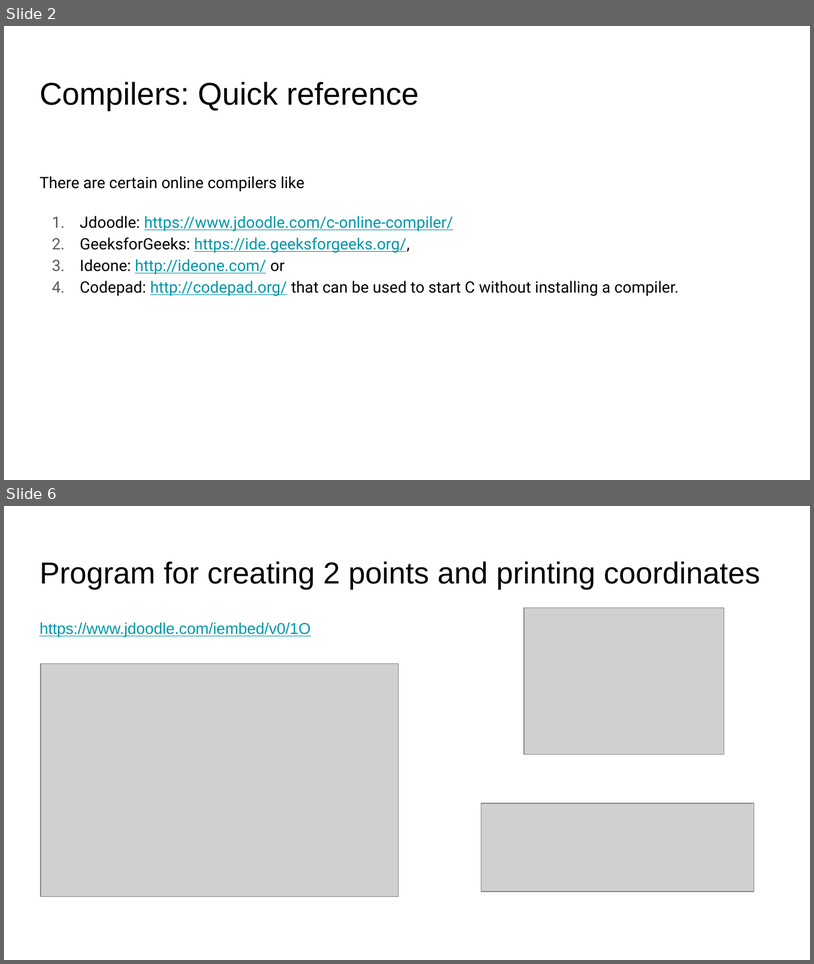
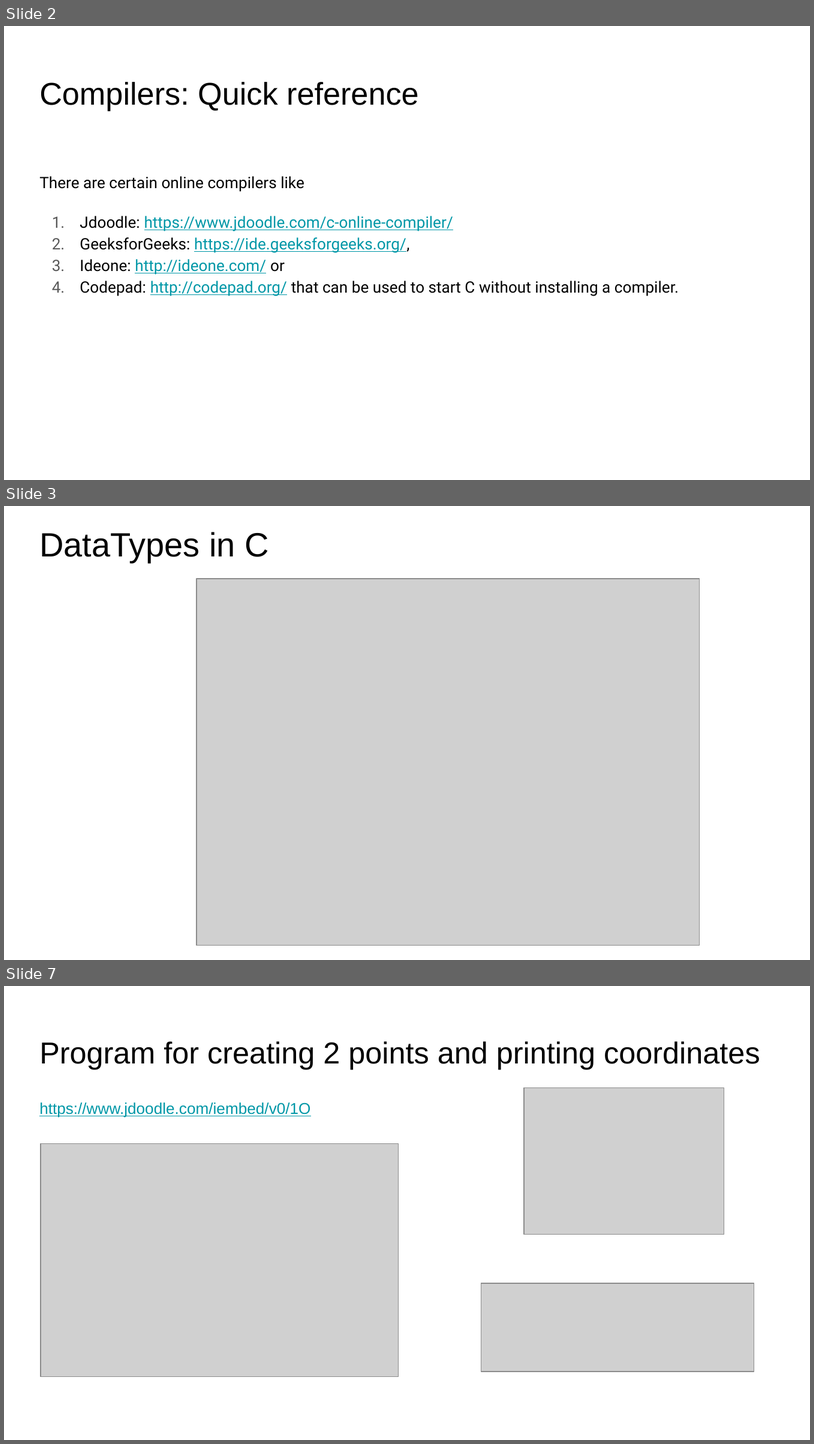
Before and after one commit to ramitgarg/Learnings-for-students, a slide deck: C Laguage/C language Part 3 - Structure and Union.pptx. Shown one above the other, each under a label of ours: slides 2 and 6 before the commit, slides 2, 3 and 7 after it; the slides between them are not shown. The pictures are 814x964 and 814x1444 pixels, drawn with LibreOffice and Linux fonts; fonts in the diff are those of the drawing; grey boxes stand for pictures. Boxes give left, top, right and bottom in pixels: in the first picture for what was removed or moved away, otherwise in the second. Text is boxed around its words. In the diff, an @@ line names an element or a change of style, - is before the commit and + after.

```diff
--- a/C Laguage/C language Part 3 - Structure and Union.pptx
+++ b/C Laguage/C language Part 3 - Structure and Union.pptx
@@ slide 3 added at [4, 506, 810, 960], background #FFFFFF @@
@@ title added at [39, 532, 269, 562], 30 pt, text #000000 @@
+DataTypes in C
@@ picture added at [197, 579, 700, 945] @@
@@ what was slide 6 is now slide 7 @@
```
Also in this commit, not shown: 6 slides changed, 2 other slides added.
